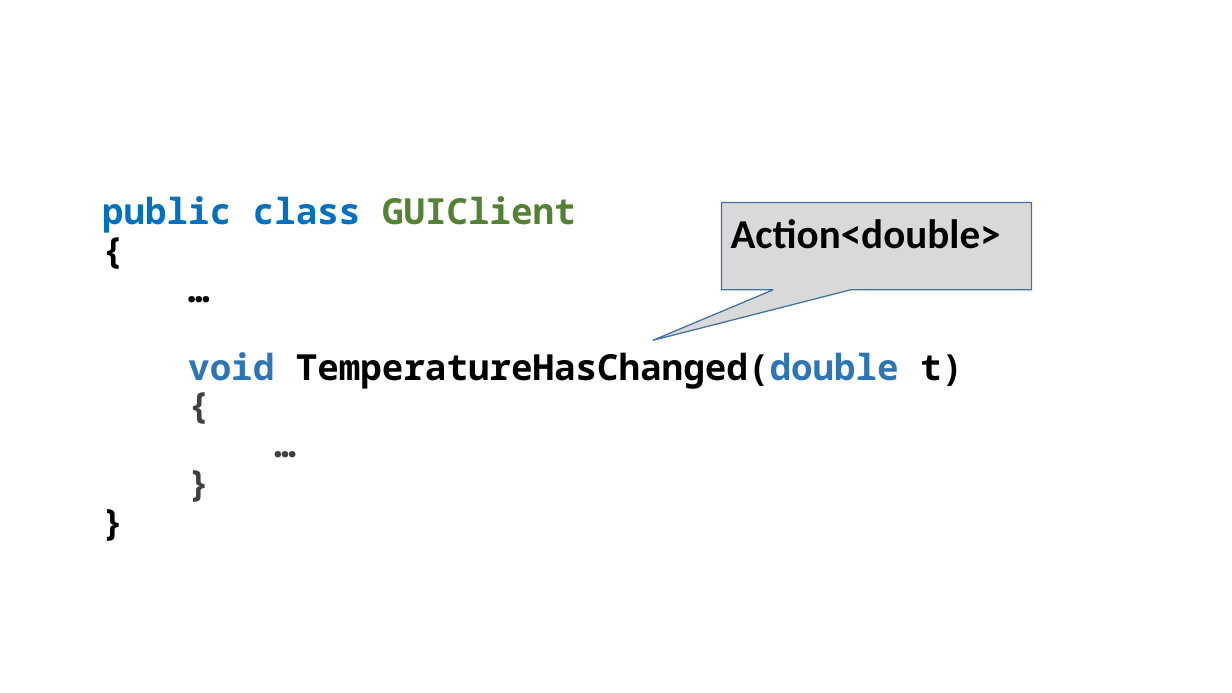
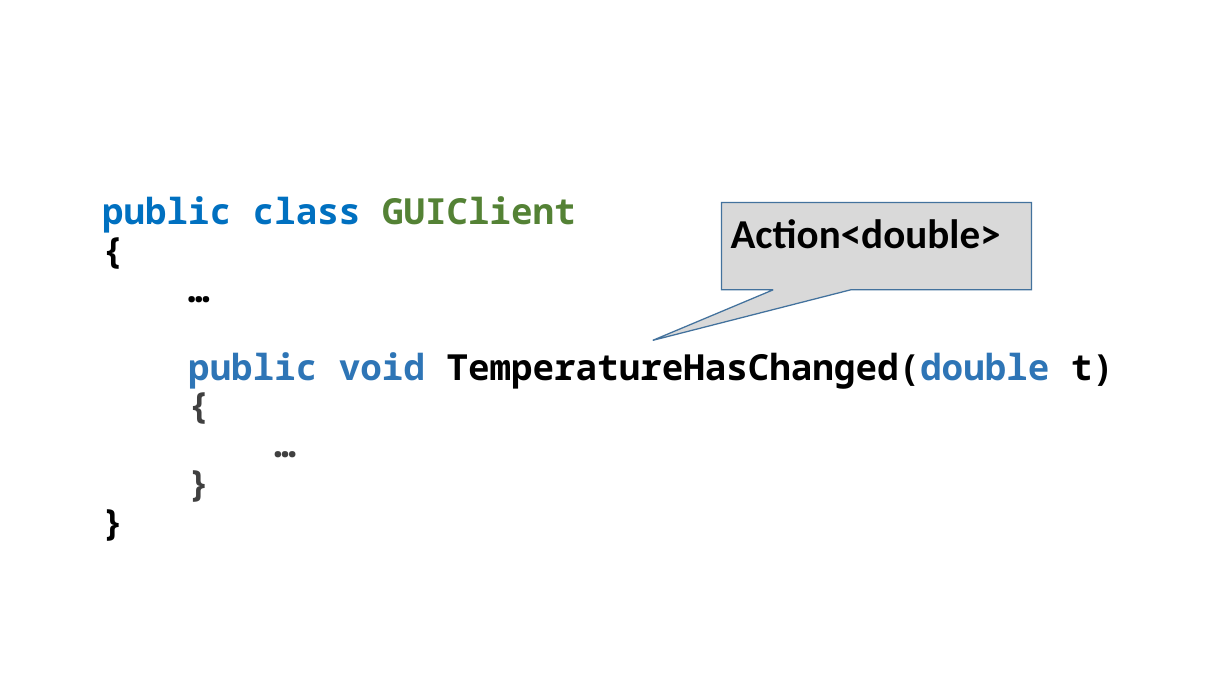
Before and after one commit to perl-easj/Teaching-materials, a slide deck: slide 31 of CSharpProgramming/Presentations/FurtherParam/FuncAsParam.pptx. Drawn at 1232x693 pixels with LibreOffice and Linux fonts; fonts in the diff are those of the drawing. Boxes give left, top, right and bottom in pixels: in the first picture for what was removed or moved away, otherwise in the second. Text is boxed around its words. In the diff, an @@ line names an element or a change of style, - is before the commit and + after.

```diff
--- a/CSharpProgramming/Presentations/FurtherParam/FuncAsParam.pptx
+++ b/CSharpProgramming/Presentations/FurtherParam/FuncAsParam.pptx
@@ text at (188, 352, 1114, 389): text changed @@
-void TemperatureHasChanged(double t)
+public void TemperatureHasChanged(double t)
```
Also in this commit, not shown: 6 other slides changed, 11 other files.
